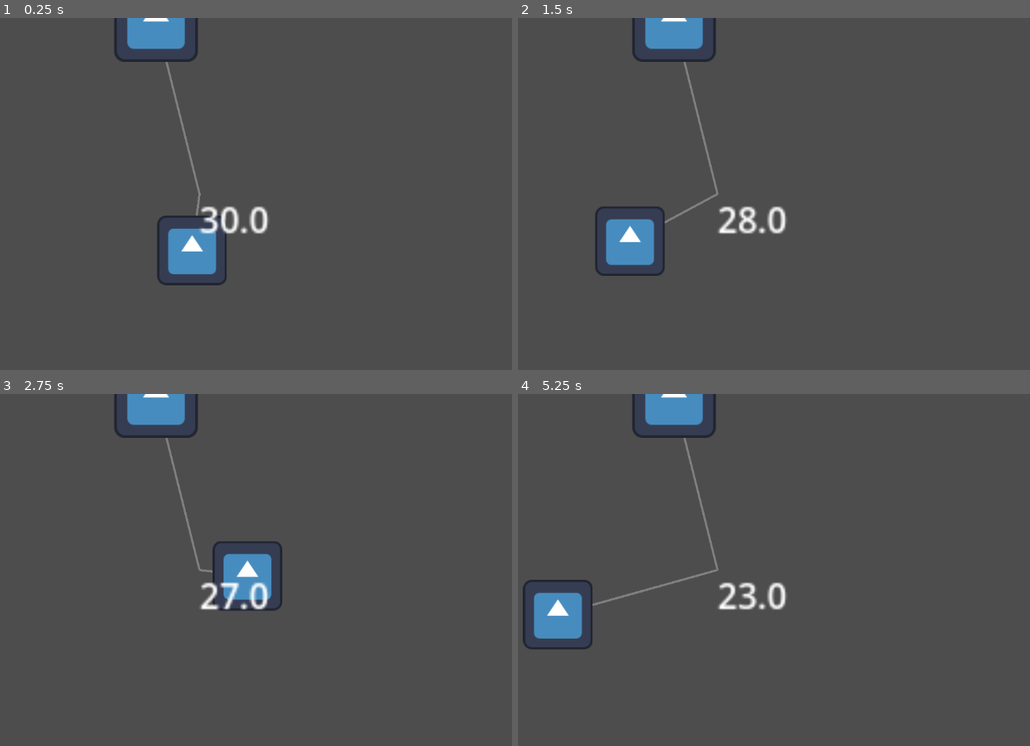
Above: before the commit, frames 1-4 (two rows, left to right).
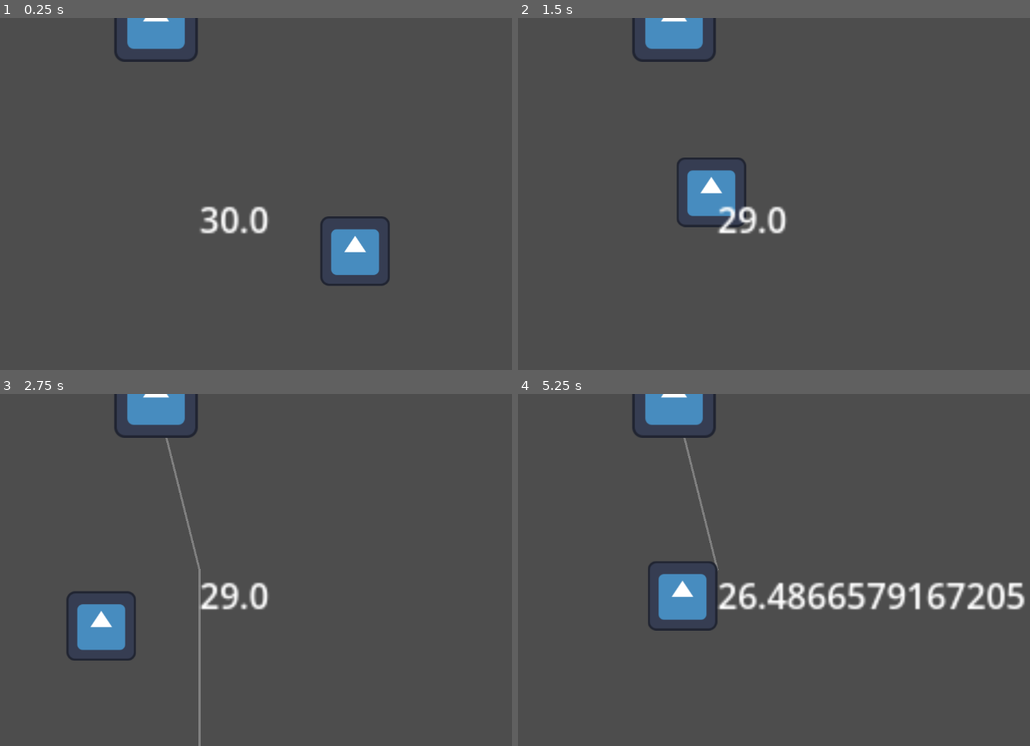
Above: after the commit, the same moments.

Repository: jayvinius/microjam-53
Game: Godot game, scene res://Scenes/Managers/game_manager.tscn
Same seed, same stepped clock (60 frames per second), same inputs: the game is played once before the commit and once after it. The project has no main scene, so this scene is started directly. The engine's default icon, where the game draws it, is replaced by a stand-in: a white triangle on a blue panel in a dark square.
Inputs:
- Up to frame 1 (0.25 s): no input
- Up to frame 2 (1.5 s): tap Space (reel_in) at 0.6, 1.35 s
- Up to frame 3 (2.75 s): tap Space (reel_in) at 2.1 s
- Up to frame 4 (5.25 s): tap Space (reel_in) every 0.75 s from 2.85 to 5.1 s

The runs differ from the first frame. In frame 1, 3.4% of the frame differs, in the area x 30-77%, y 12-77%; in frame 2, 3.5%; in frame 3, 3.4%; in frame 4, 5.8%, in the area x 0-100%, y 47-73%.

Commit message:
Who up casting they rod

Diff:
--- a/Scenes/Fish/fish.gd
+++ b/Scenes/Fish/fish.gd
@@ -10,7 +10,7 @@
 	target_pos = Vector2(randf_range(-100, 100), randf_range(0, 60))
 
 func _ready() -> void:
-	position = Vector2(randf_range(-10, 10), randf_range(0, 60))
+	position = Vector2(randf_range(-100, 100), randf_range(0, 60))
 	_new_target()
 
 func _physics_process(delta: float) -> void:
--- a/Scenes/Managers/game_manager.gd
+++ b/Scenes/Managers/game_manager.gd
@@ -8,17 +8,24 @@
 		%TempStaminaBar.text = str(stamina)
 var should_regen_stamina := false
 
+var casted := false
+
 func _ready() -> void:
 	stamina = max_stamina
 
 func _process(delta: float) -> void:
 	if Input.is_action_just_pressed("reel_in") and stamina > 0:
-		current_fish.position.y -= 100/abs(current_fish.position.x)
-		stamina -= 1
-		should_regen_stamina = false
-		%StaminaRegenTimer.start()
-		if current_fish.position.y < 0:
-			print("you caught a fish")
+		if not casted:
+			casted = true
+		if current_fish:
+			current_fish.position.y -= 100/abs(current_fish.position.x)
+			stamina -= 1
+			should_regen_stamina = false
+			%StaminaRegenTimer.start()
+			if current_fish.position.y < 0:
+				print("you caught a fish")
+				current_fish = null
+				casted = false
 
 	regen_stamina()
 
@@ -34,6 +41,16 @@
 	stamina = lerp(stamina, max_stamina, .05)
 
 func _draw() -> void:
+	if not casted: return
 	# TODO: Add more rod things, and make this give the player more feedback on where the fish is
 	draw_line(%Player.position, Vector2(0, 0), Color.WEB_GRAY, 1.0)
-	draw_line(Vector2(0, 0), current_fish.position, Color.WEB_GRAY, 1.0)
+	if current_fish:
+		draw_line(Vector2(0, 0), current_fish.position, Color.WEB_GRAY, 1.0)
+	else:
+		draw_line(Vector2(0, 0), Vector2(0, 100), Color.WEB_GRAY, 1.0)
+
+
+func _on_area_2d_body_entered(body: Node2D) -> void:
+	# Get a new fish if there's no fish hooked and is casted
+	if not body is Fish or current_fish != null or not casted: return
+	current_fish = body
--- a/Scenes/Managers/game_manager.tscn
+++ b/Scenes/Managers/game_manager.tscn
@@ -6,9 +6,11 @@
 
 [sub_resource type="CircleShape2D" id="CircleShape2D_xbfc7"]
 
-[node name="GameManager" type="Node2D" unique_id=1282475959 node_paths=PackedStringArray("current_fish")]
+[sub_resource type="RectangleShape2D" id="RectangleShape2D_hqrb7"]
+size = Vector2(12, 173)
+
+[node name="GameManager" type="Node2D" unique_id=1282475959]
 script = ExtResource("1_hqrb7")
-current_fish = NodePath("Fish")
 
 [node name="Fish" type="CharacterBody2D" parent="." unique_id=98598661]
 script = ExtResource("3_j1mdm")
@@ -39,4 +41,11 @@
 scale = Vector2(0.3, 0.3)
 texture = ExtResource("2_6lden")
 
+[node name="Area2D" type="Area2D" parent="." unique_id=1970060649]
+
+[node name="CollisionShape2D" type="CollisionShape2D" parent="Area2D" unique_id=1254803981]
+position = Vector2(1, 37.5)
+shape = SubResource("RectangleShape2D_hqrb7")
+
 [connection signal="timeout" from="StaminaRegenTimer" to="." method="_on_stamina_regen_timer_timeout"]
+[connection signal="body_entered" from="Area2D" to="." method="_on_area_2d_body_entered"]
